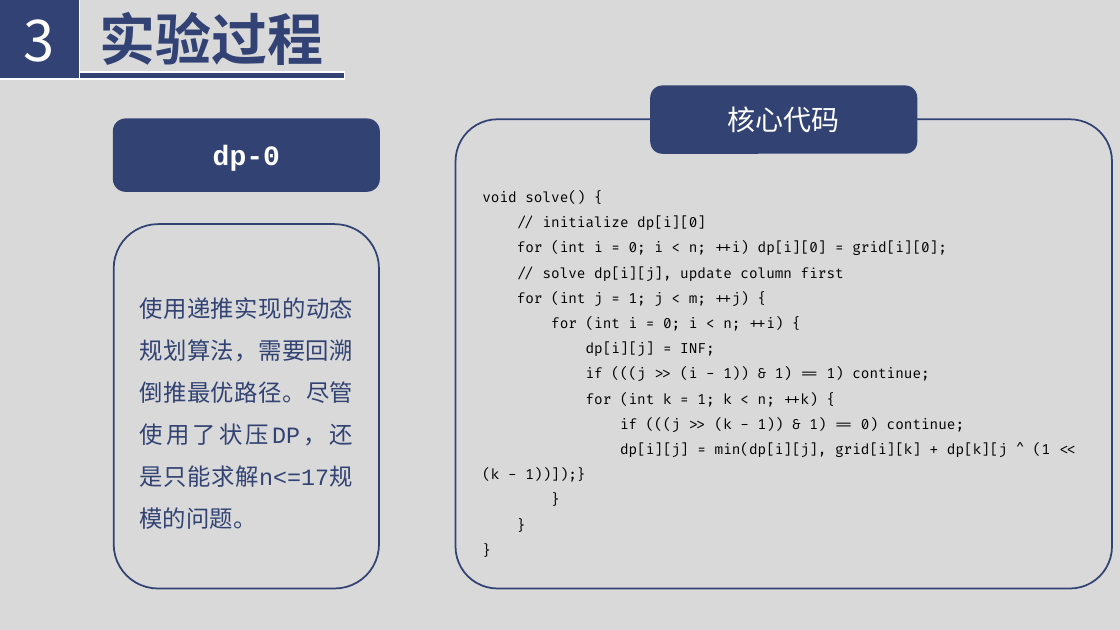
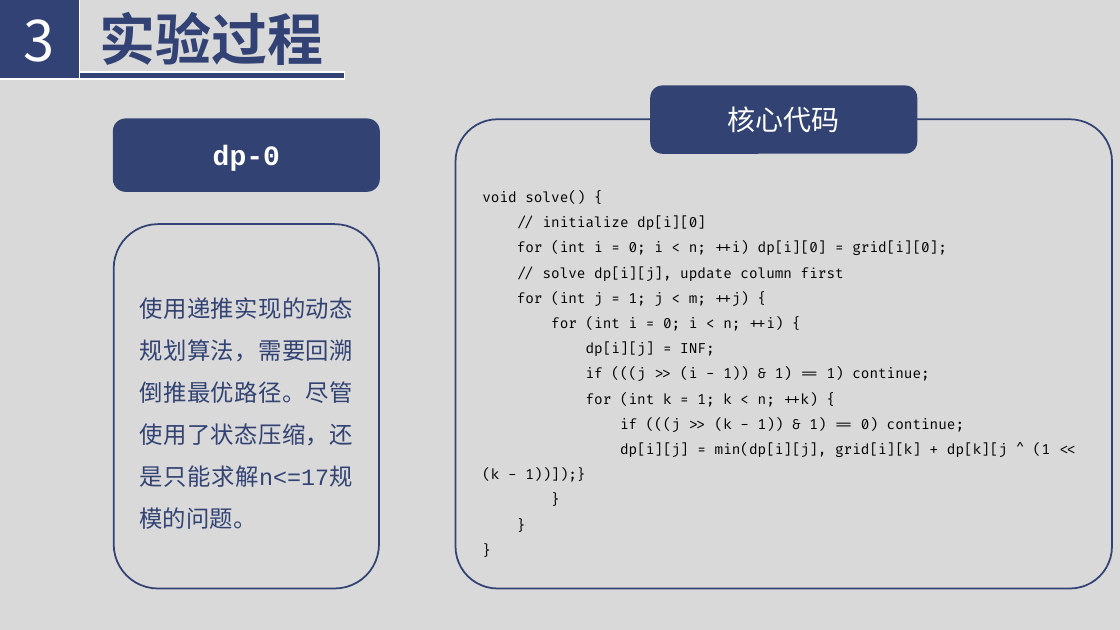
Before and after one commit to Florenz0707/AlgorithmProject, a slide deck: slide 17 of 3023244222-1-3/reports/introduction.pptx. Drawn at 1120x630 pixels with LibreOffice and Linux fonts; fonts in the diff are those of the drawing. Boxes give left, top, right and bottom in pixels: in the first picture for what was removed or moved away, otherwise in the second. Text is boxed around its words. In the diff, an @@ line names an element or a change of style, - is before the commit and + after.

```diff
--- a/3023244222-1-3/reports/introduction.pptx
+++ b/3023244222-1-3/reports/introduction.pptx
@@ text at bbox=[140, 297, 354, 529]: text changed @@
-使用递推实现的动态规划算法，需要回溯倒推最优路径。尽管使用了状压DP，还是只能求解n<=17规模的问题。
+使用递推实现的动态规划算法，需要回溯倒推最优路径。尽管使用了状态压缩，还是只能求解n<=17规模的问题。
```
Also in this commit, not shown: 1 other slide changed, 13 slides added, 10 slides removed, 1 other file.
